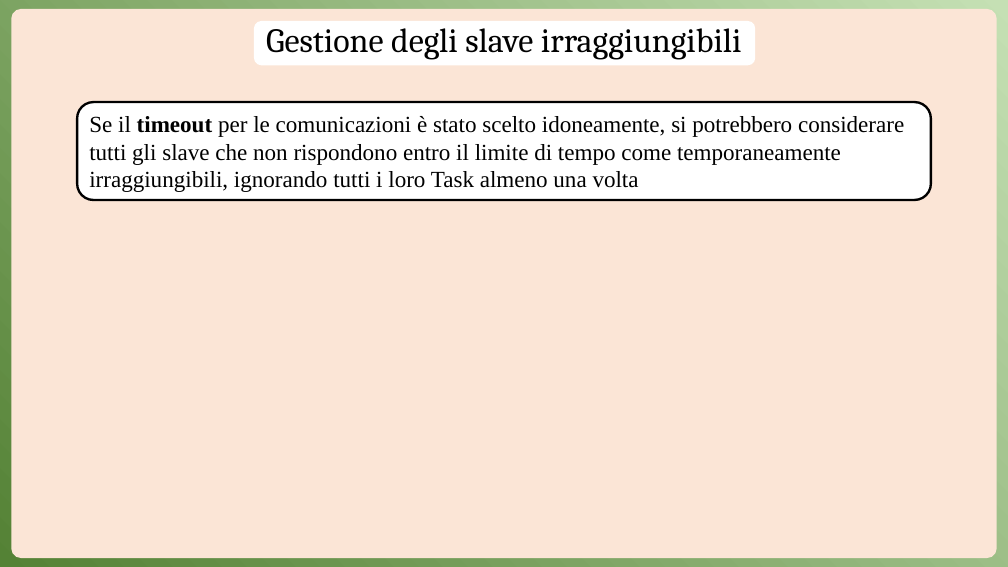
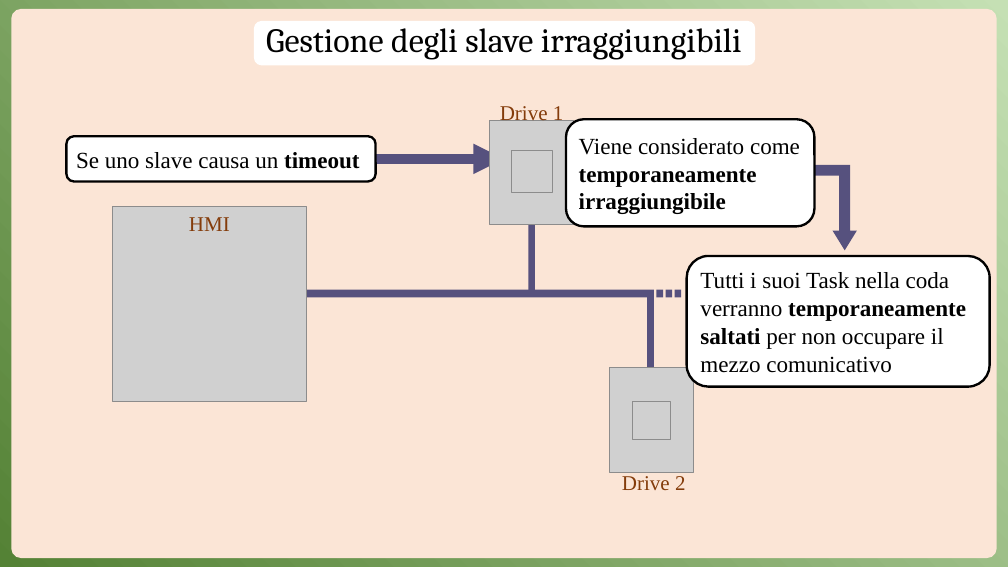
Before and after one commit to Anrighe/Tesi-Laurea-Triennale-Informatica-Unimore, a slide deck: slide 16 of Presentazione_Tesi_Triennale_Informatica_Unimore_2022_2023_Enrico_Marras_152336.pptx. Drawn at 1008x567 pixels with LibreOffice and Linux fonts; fonts in the diff are those of the drawing; grey boxes stand for pictures. Boxes give left, top, right and bottom in pixels: in the first picture for what was removed or moved away, otherwise in the second. Text is boxed around its words. In the diff, an @@ line names an element or a change of style, - is before the commit and + after.

```diff
--- a/Presentazione_Tesi_Triennale_Informatica_Unimore_2022_2023_Enrico_Marras_152336.pptx
+++ b/Presentazione_Tesi_Triennale_Informatica_Unimore_2022_2023_Enrico_Marras_152336.pptx
@@ text added at (500, 106, 564, 124), 20 pt, text #843C0B @@
+Drive 1
@@ rounded rectangle added at (566, 119, 815, 227), fill #FFFFFF, outline #000000 2.25 pt, 22 pt, text #000000, bold @@
+Viene considerato come temporaneamente irraggiungibile
@@ rounded rectangle "Se uno slave causa un ...": place and size @@
-rounded rectangle "Se uno slave causa un ..." at (77, 102, 931, 200)
+rounded rectangle "Se uno slave causa un ..." at (67, 136, 376, 181)
@@ picture added at (490, 120, 574, 224) @@
@@ text in rounded rectangle at (76, 152, 360, 169): text changed @@
-Se il timeout per le comunicazioni è stato scelto idoneamente, si potrebbero considerare tutti gli slave che non rispondono entro il limite di tempo come temporaneamente irraggiungibili, ignorando tutti i loro Task almeno una volta
+Se uno slave causa un timeout
@@ arrow added from (370, 159) to (504, 159), #56517E 9.75 pt @@
@@ picture added at (511, 150, 553, 192) @@
@@ bent up arrow added at (795, 165, 858, 250), fill #56517E @@
@@ picture added at (113, 206, 307, 401) @@
@@ text added at (189, 217, 230, 231), 20 pt, text #843C0B @@
+HMI
@@ rectangle added at (529, 216, 535, 296), fill #56517E @@
@@ rounded rectangle added at (687, 256, 990, 387), fill #FFFFFF, outline #000000 2.25 pt, 22 pt, text #000000 @@
+Tutti i suoi Task nella coda verranno temporaneamente saltati per non occupare il mezzo comunicativo
@@ rectangle added at (290, 290, 653, 297), fill #56517E @@
@@ rectangle added at (647, 296, 654, 377), fill #56517E @@
@@ rectangle added at (656, 290, 663, 297), fill #56517E @@
@@ rectangle added at (665, 290, 672, 297), fill #56517E @@
@@ rectangle added at (675, 290, 681, 297), fill #56517E @@
@@ picture added at (610, 368, 694, 472) @@
@@ picture added at (633, 402, 671, 440) @@
@@ text added at (622, 476, 686, 490), 20 pt, text #843C0B @@
+Drive 2
```
Also in this commit, not shown: 1 other slide changed.
